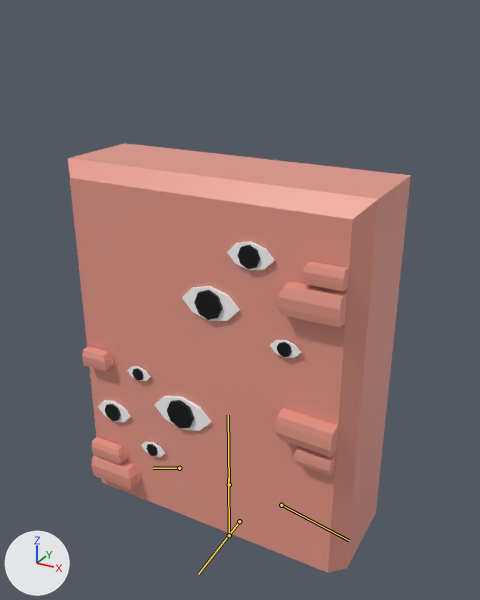
The FBX model FBX files/Wall_Guy.fbx: old version first, new version second.
The view is the same before and after, from a camera (50 mm lens) standing at (5.83, -10.1, 10.92) and looking at (0.22, 0.1, 5.82). The lights are fixed; the arrows at lower left show +X, +Y and +Z. Both versions are drawn at frame 8 of the action 'Armeture|Jump Out!'; the numbers are the values there. The bones that bend it are drawn over the model as lines.

The first picture shows 'Body'.
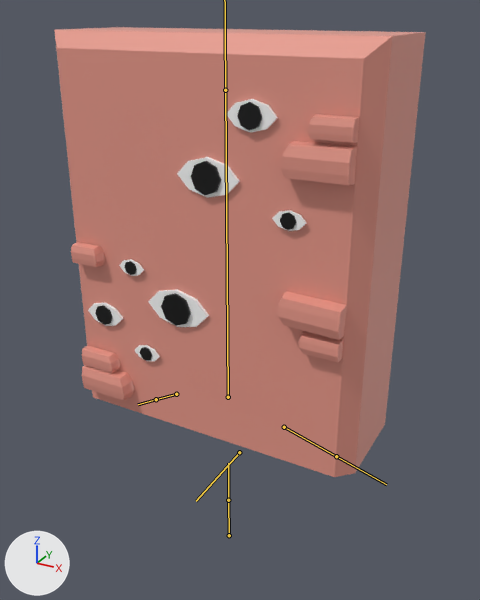
Where the change shows, as pixel boxes [x1, y1, x2, y2] in the pictures (480 x 600 px):
'Body', posed (8% wider): before [68, 143, 411, 573]; after [54, 27, 426, 477]
bone 'Core', root to tip: before (239, 521) to (198, 574); after (239, 452) to (196, 501)
bone 'Spine.00', root to tip: before (229, 484) to (228, 415); after (228, 397) to (225, 90)

The change in detail:
Bone 'Core' (bone_core) moves from (0.0, 0.0, 0.0) to (0.0, 0.0, -1.22).
Bone 'Spine.00' (bone_spine_00) moves from (0.0, 0.0, 0.0) to (0.0, 0.18, 0.0).
